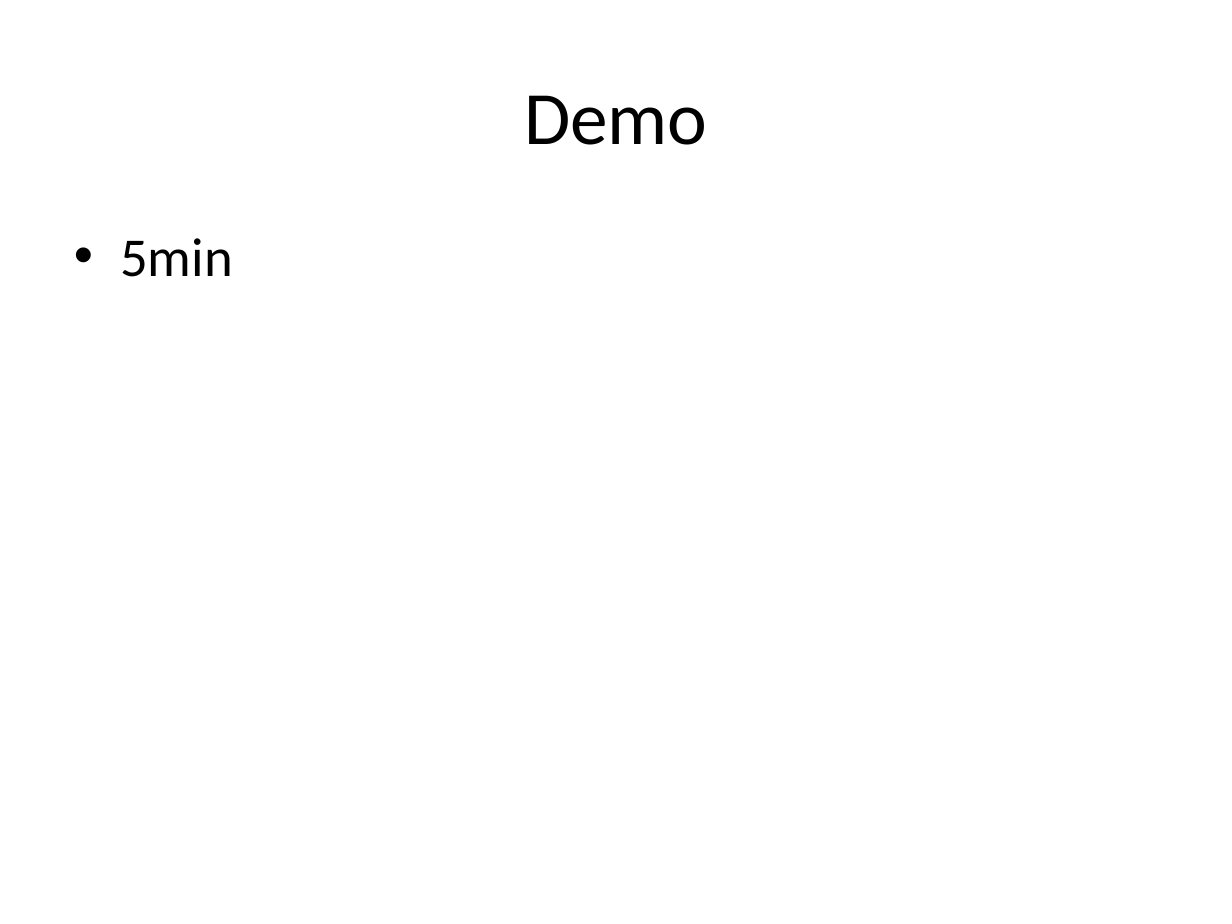
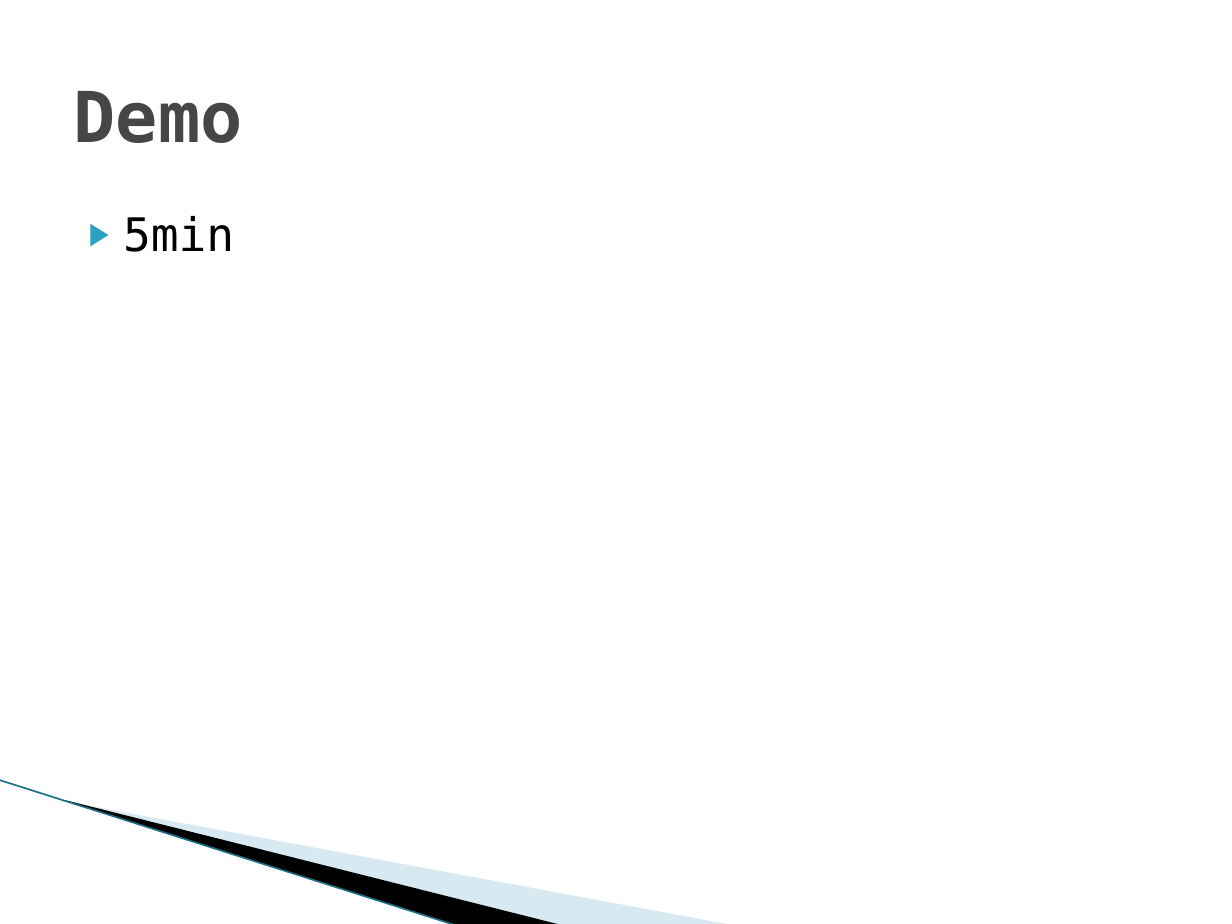
Before and after one commit to adrianbaertschi/TravelPlanner, a slide deck: slide 10 of doc/Travelplaner.pptx (slide 9 before the commit). Drawn at 1232x924 pixels with LibreOffice and Linux fonts; fonts in the diff are those of the drawing; background and template pictures are left out. Boxes give left, top, right and bottom in pixels: in the first picture for what was removed or moved away, otherwise in the second. Text is boxed around its words. In the diff, an @@ line names an element or a change of style, - is before the commit and + after.

```diff
--- a/doc/Travelplaner.pptx
+++ b/doc/Travelplaner.pptx
@@ title "Demo" at (x1=74, y1=91, x2=243, y2=143): size 44 to 41 pt, font Calibri to DejaVu Sans Mono, text colour #000000 to #464646, bold on; alignment centre to left @@
@@ text "5min" moved from (x1=120, y1=238, x2=233, y2=277) to (x1=123, y1=216, x2=234, y2=252) @@
@@ text "5min" at (x1=123, y1=216, x2=234, y2=252): size 32 to 27 pt, font Calibri to DejaVu Sans Mono; bullet • to ▶; less space between paragraphs @@
@@ line added from (0, 780) to (457, 924), #97C5D8 0.95 pt @@
@@ freeform shape added at (x1=65, y1=800, x2=563, y2=924), fill #000000 @@
@@ freeform shape added at (x1=68, y1=801, x2=733, y2=924), fill #A0CBDC at 40% opacity @@
```
Also in this commit, not shown: 5 other slides changed, 4 slides added, 3 slides removed, 2 other files.
